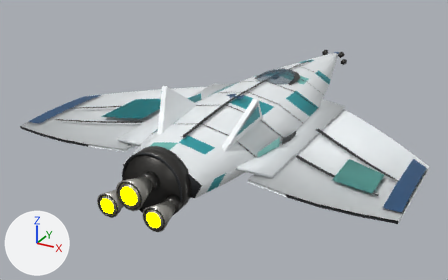
Renders of the glTF model ThoriumGap_JS/models/Ship_DeltaWing_917855.glb from each side of a commit.
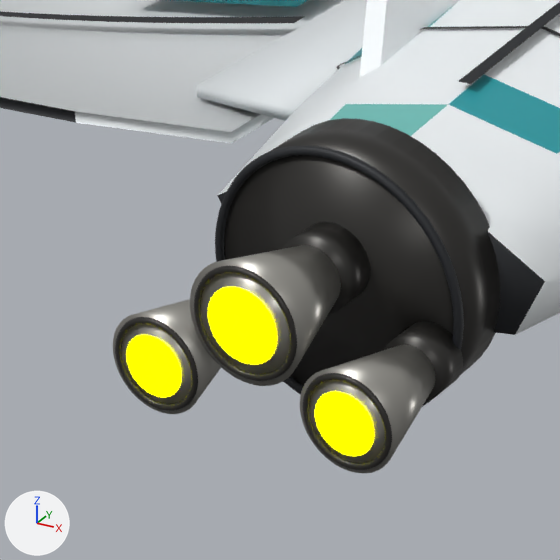
Old and new are each drawn whole from a 50 mm lens placed at (4.23, -9.08, 3.75), pointed at (-0.46, -0.55, -0.51) and again close up on the part from 16% to 46% of the width and 42% to 90% of the height. The axes (+X, +Y, +Z) are drawn at lower left. The lights are the same throughout. The first two pictures are the older version. Where no turn or scale is listed for an object, it has been applied to the vertices.

In view in the first close-up: 'EngineBell_Center_BurnishedNozzle', 'EngineBell_LeftLower_BurnishedNozzle', 'EngineBell_RightLower_BurnishedNozzle', 'EngineBlock_AftIntegratedHousing', 'EngineBlock_AftTrimRing', 'EngineEmitter', 'EngineThroat_Center_DarkSocket', 'EngineThroat_RightLower_DarkSocket', 'Fuselage_MainWedgeBody', 'TailFin_Left_CantedStabilizer', 'WingRoot_Left_BlendedShoulder', 'Wing_Left_DeltaAerofoil' and 7 more.
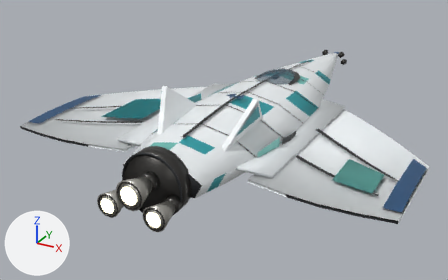
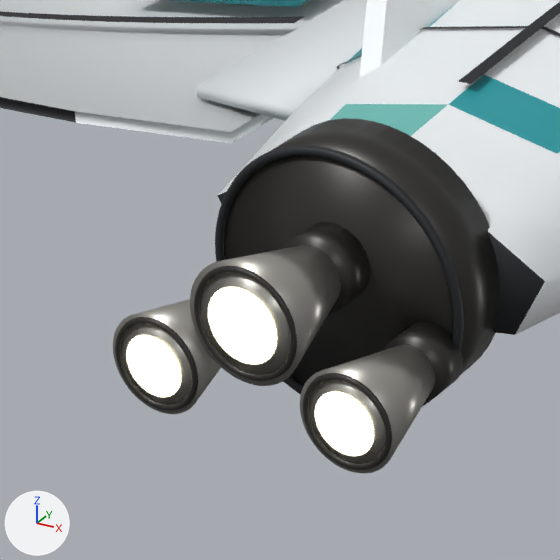
The change, as a list of edits to the scene's bpy script:
```text
Change mat_engineglow:
    mat_engineglow.emission_color: (1.0, 1.0, 0.0) -> (0.62, 0.57, 0.4)  # yellow #ffff00 -> beige #cec7aa
```

Where the change shows, as pixel boxes (x1, y1, x2, y2) in the close-ups (560 x 560 px):
'EngineEmitter', recoloured (yellow to beige)
    both: (126, 287, 374, 456)
